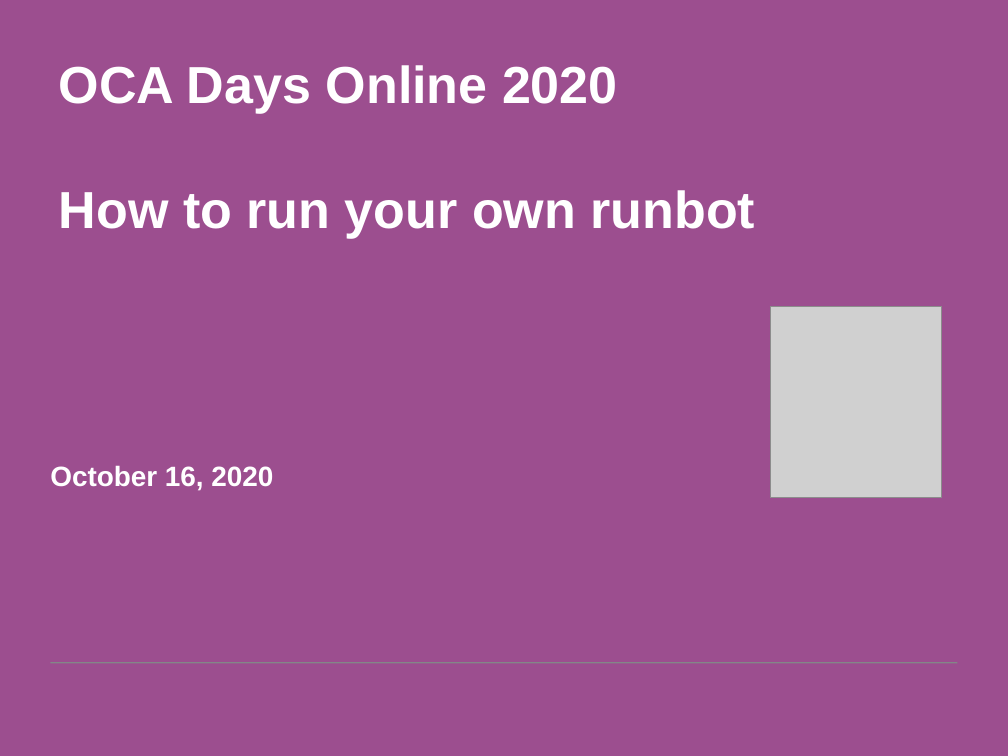
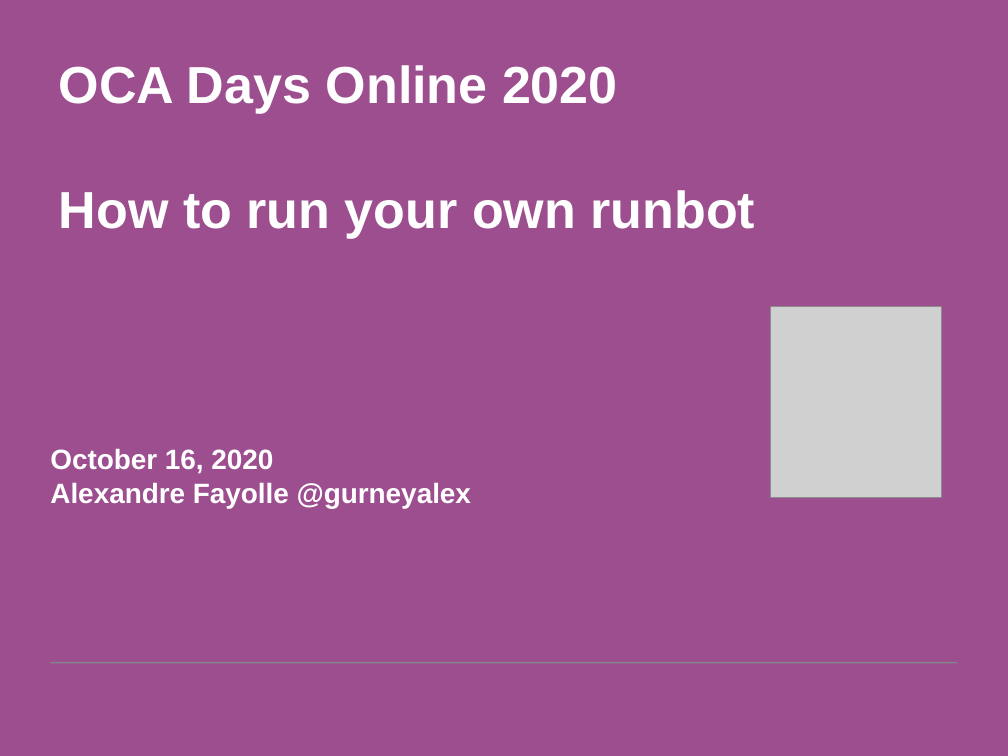
Before and after one commit to gurneyalex/runbotsetup, a slide deck: slide 2 of OCA Days 2020 - Runbot.odp. Drawn at 1008x756 pixels with LibreOffice and Linux fonts; fonts in the diff are those of the drawing; grey boxes stand for pictures; background and template pictures are left out. Boxes give left, top, right and bottom in pixels: in the first picture for what was removed or moved away, otherwise in the second. Text is boxed around its words. In the diff, an @@ line names an element or a change of style, - is before the commit and + after.

```diff
--- a/OCA Days 2020 - Runbot.odp
+++ b/OCA Days 2020 - Runbot.odp
@@ subtitle at (x1=50, y1=448, x2=471, y2=508): text changed @@
-October 16, 2020
+October 16, 2020
+Alexandre Fayolle @gurneyalex
```
Also in this commit, not shown: 1 other slide changed.
